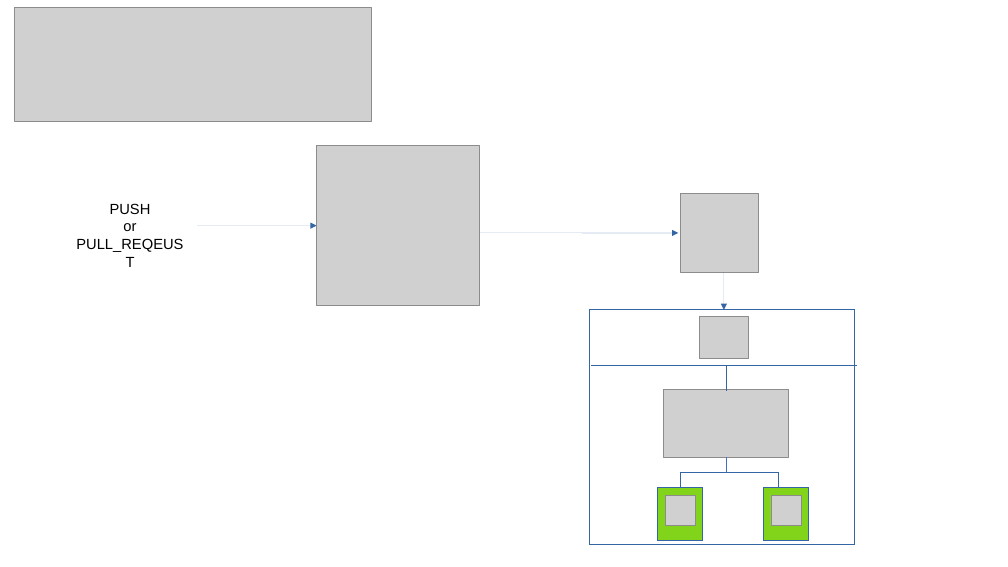
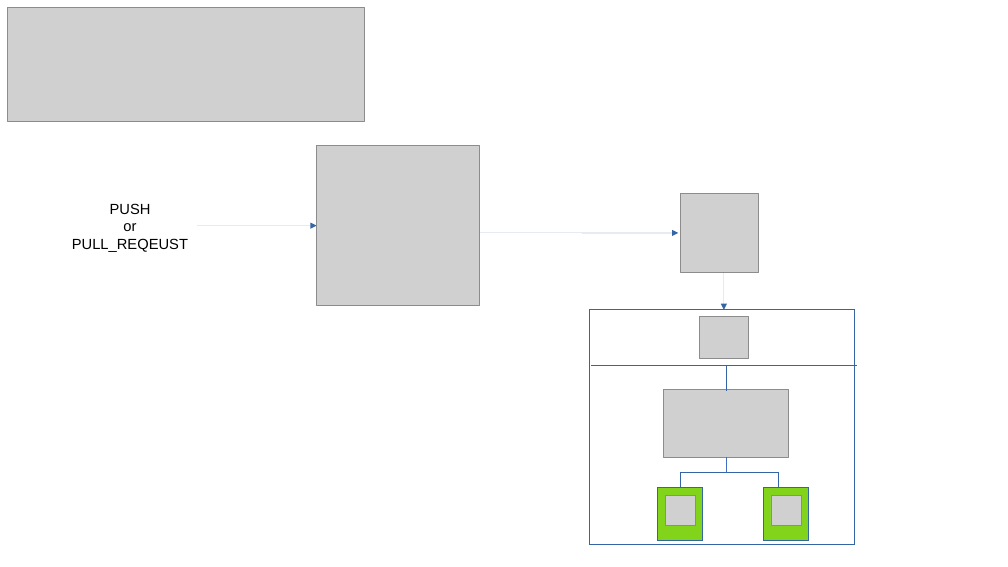
Before and after one commit to Ekarry/ItogProgectInno, a slide deck: slide 4 of Презентация_к_итоговой_аттестации.pptx. Drawn at 1008x567 pixels with LibreOffice and Linux fonts; fonts in the diff are those of the drawing; grey boxes stand for pictures. Boxes give left, top, right and bottom in pixels: in the first picture for what was removed or moved away, otherwise in the second. Text is boxed around its words. In the diff, an @@ line names an element or a change of style, - is before the commit and + after.

```diff
--- a/Презентация_к_итоговой_аттестации.pptx
+++ b/Презентация_к_итоговой_аттестации.pptx
@@ picture: place and size @@
-picture at [15, 8, 372, 122]
+picture at [8, 8, 364, 122]
@@ text "PUSH" rewrapped from [76, 203, 183, 252] to [72, 203, 188, 252] @@
```
Also in this commit, not shown: 2 other slides changed.
